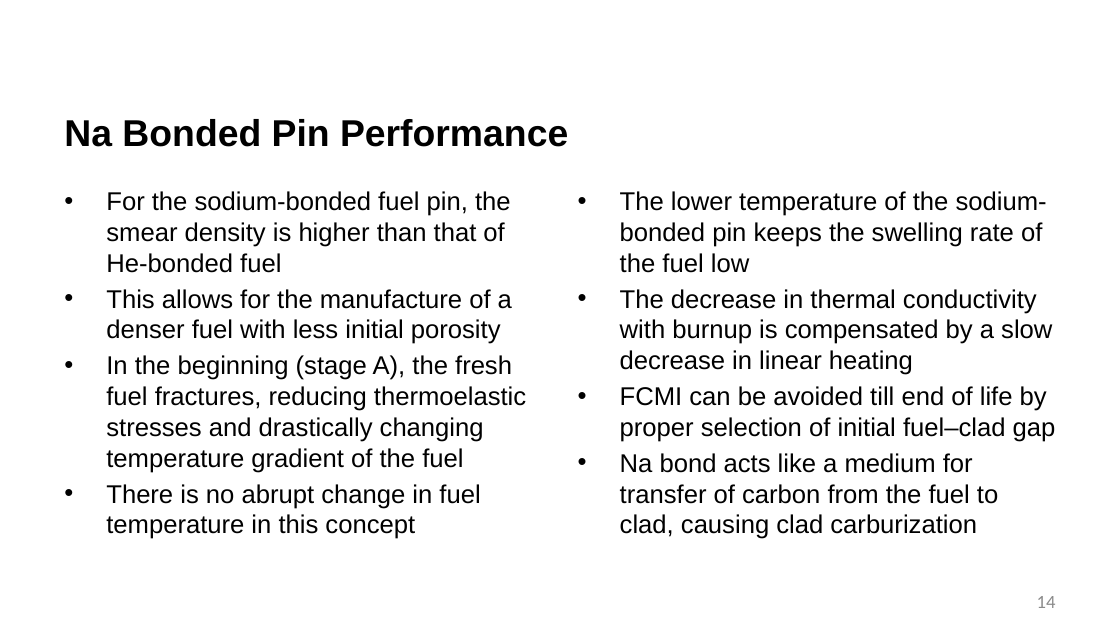
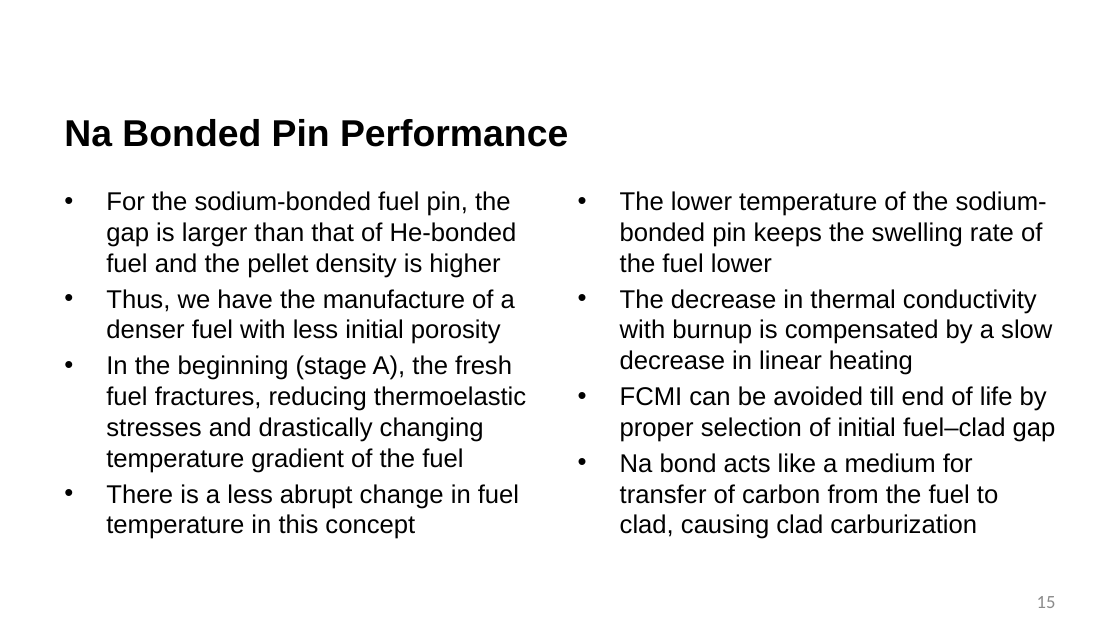
Before and after one commit to benbeeler/TEACHING, a slide deck: slide 15 of Advanced Reactor Materials/Fall2026/Lec17_carbide_nitride.pptx (slide 14 before the commit). Drawn at 1120x630 pixels with LibreOffice and Linux fonts; fonts in the diff are those of the drawing; background and template pictures are left out. Boxes give left, top, right and bottom in pixels: in the first picture for what was removed or moved away, otherwise in the second. Text is boxed around its words. In the diff, an @@ line names an element or a change of style, - is before the commit and + after.

```diff
--- a/Advanced Reactor Materials/Fall2026/Lec17_carbide_nitride.pptx
+++ b/Advanced Reactor Materials/Fall2026/Lec17_carbide_nitride.pptx
@@ text at [106,191,517,344]: text changed @@
-• For the sodium-bonded fuel pin, the smear density is higher than that of He-bonded fuel
-• This allows for the manufacture of a denser fuel with less initial porosity
+• For the sodium-bonded fuel pin, the gap is larger than that of He-bonded fuel and the pellet density is higher
+• Thus, we have the manufacture of a denser fuel with less initial porosity
@@ text at [620,191,1047,273]: text changed @@
-• The lower temperature of the sodium-bonded pin keeps the swelling rate of the fuel low
+• The lower temperature of the sodium-bonded pin keeps the swelling rate of the fuel lower
@@ text at [106,484,519,539]: text changed @@
-• There is no abrupt change in fuel temperature in this concept
+• There is a less abrupt change in fuel temperature in this concept
@@ page number at [1037,596,1056,608]: text changed @@
-14
+15
```
Also in this commit, not shown: 6 other slides changed, 1 slide added, 10 other files.
